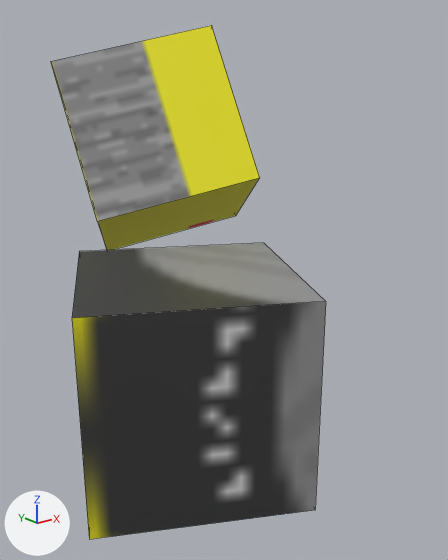
What one commit did to the FBX model models/doublecube.fbx.
One viewpoint serves both versions: a 50 mm lens placed at (-0.0534, -0.0761, 0.0446), pointed at (0.023, 0.0194, 0.0064). The lights are fixed; the arrows at lower left show +X, +Y and +Z. Mesh edges are drawn as thin lines. Where no turn or scale is listed for an object, it has been applied to the vertices.

The scene before the commit, as lines of its bpy script (objects in view):
```python
me_cube_001 = bpy.data.meshes.new('Cube.001')
me_cube_001.from_pydata(...)  # a box spanning x -1.0..1.0, y -1.0..1.0, z -1.0..1.0
me_cube_001.materials.append(mat_material_001)  # picture img_wheel_png
me_cube_002 = bpy.data.meshes.new('Cube.002')
me_cube_002.from_pydata(...)  # 8 vertices, 6 faces; spans x -0.0226..0.0226, y -0.0278..0.0278, z -0.0254..0.0254
me_cube_002.materials.append(mat_material_002)  # picture img_car_png
ob_cube = bpy.data.objects.new('Cube', me_cube_001)
ob_cube.location = (0.0, 0.0, 0.0)
ob_cube.rotation_euler = (0.0, 0.0, -0.483)  # degrees (0, 0, -28)
ob_cube.scale = (0.0167, 0.0167, 0.0167)
ob_cube_001 = bpy.data.objects.new('Cube.001', me_cube_002)
ob_cube_001.location = (0.0239, 0.0456, 0.031)
```
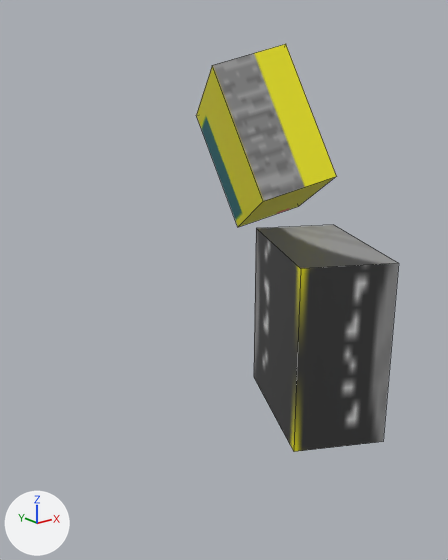
Where the newer file only moved an object's origin or applied its transform, the numbers keep the older frame.

Changed parts and their boxes (x1, y1, x2, y2) in the pictures (448 x 560 px):
```json
{"object": "Cube", "change": "reshaped, moved, turned, rescaled", "before": [72, 243, 326, 540], "after": [254, 225, 399, 452]}
{"object": "Cube.001", "change": "reshaped", "before": [51, 25, 260, 250], "after": [196, 44, 336, 227], "on screen": "33% narrower, 19% shorter"}
```

Edits to the scene script, one JSON object a line:
```json
{"block": "me_cube_002", "where": "me_cube_002.from_pydata(...)  # 8 vertices, 6 faces; spans x -0.0226..0.0226, y -0.0278..0.0278, z -0.0254..0.0254"}
{"block": "me_cube_002", "where": "# used by ob_cube_001; location = (0.0239, 0.0456, 0.031)"}
{"block": "me_cube_002", "change": "me_cube_002 part 1"}
{"op": "set", "path": "me_cube_002.vertices[0].co", "old": "(-0.0226, -0.0141, -0.0115)", "new": "(0.0138, -0.0216, -0.0106)", "note": "pixel (97, 221) -> pixel (263, 201)"}
{"op": "set", "path": "me_cube_002.vertices[1].co", "old": "(-0.0226, 0.0016, 0.0181)", "new": "(0.0116, -0.0065, 0.0179)", "note": "pixel (50, 61) -> pixel (212, 65)"}
{"op": "set", "path": "me_cube_002.vertices[2].co", "old": "(-0.0071, 0.0121, -0.0254)", "new": "(0.0272, 0.003, -0.0226)", "note": "not seen -> pixel (237, 227)"}
{"op": "set", "path": "me_cube_002.vertices[3].co", "old": "(-0.0071, 0.0278, 0.0042)", "new": "(0.025, 0.0181, 0.0059)", "note": "not seen -> pixel (196, 115)"}
{"op": "set", "path": "me_cube_002.vertices[4].co", "old": "(0.0071, -0.0278, -0.0042)", "new": "(0.0299, -0.028, -0.0059)", "note": "pixel (259, 177) -> pixel (336, 176)"}
{"op": "set", "path": "me_cube_002.vertices[5].co", "old": "(0.0071, -0.0121, 0.0254)", "new": "(0.0276, -0.013, 0.0226)", "note": "pixel (211, 25) -> pixel (285, 43)"}
{"op": "set", "path": "me_cube_002.vertices[6].co", "old": "(0.0226, -0.0016, -0.0181)", "new": "(0.0433, -0.0034, -0.0179)", "note": "pixel (235, 215) -> pixel (298, 206)"}
{"op": "set", "path": "me_cube_002.vertices[7].co", "old": "(0.0226, 0.0141, 0.0115)", "new": "(0.041, 0.0116, 0.0106)"}
{"block": "me_cube_001", "where": "me_cube_001.from_pydata(...)  # 8 vertices, 6 faces; spans x -1.0..1.0, y -1.0..1.0, z -1.0..1.0"}
{"block": "me_cube_001", "where": "# used by ob_cube; location = (0.0, 0.0, 0.0); rotation_euler = (0.0, 0.0, -0.483), in degrees (0, 0, -28); scale = (0.0167, 0.0167, 0.0167)"}
{"block": "me_cube_001", "change": "me_cube_001 part 2"}
{"op": "set", "path": "me_cube_001.vertices[0].co", "old": "(1.0, 1.0, 1.0)", "new": "(0.84, 1.67, -1.49)", "note": "pixel (263, 242) -> pixel (333, 224)"}
{"op": "set", "path": "me_cube_001.vertices[1].co", "old": "(1.0, 1.0, -1.0)", "new": "(0.84, -1.67, -1.49)"}
{"op": "set", "path": "me_cube_001.vertices[2].co", "old": "(1.0, -1.0, 1.0)", "new": "(0.84, 1.67, 1.49)", "note": "pixel (325, 301) -> pixel (398, 263)"}
{"op": "set", "path": "me_cube_001.vertices[3].co", "old": "(1.0, -1.0, -1.0)", "new": "(0.84, -1.67, 1.49)", "note": "pixel (315, 510) -> pixel (383, 441)"}
{"op": "set", "path": "me_cube_001.vertices[4].co", "old": "(-1.0, 1.0, 1.0)", "new": "(-0.84, 1.67, -1.49)", "note": "pixel (79, 251) -> pixel (256, 228)"}
{"op": "set", "path": "me_cube_001.vertices[5].co", "old": "(-1.0, 1.0, -1.0)", "new": "(-0.84, -1.67, -1.49)", "note": "not seen -> pixel (253, 377)"}
{"op": "set", "path": "me_cube_001.vertices[6].co", "old": "(-1.0, -1.0, 1.0)", "new": "(-0.84, 1.67, 1.49)", "note": "pixel (71, 318) -> pixel (300, 268)"}
{"op": "set", "path": "me_cube_001.vertices[7].co", "old": "(-1.0, -1.0, -1.0)", "new": "(-0.84, -1.67, 1.49)", "note": "pixel (89, 539) -> pixel (293, 451)"}
{"op": "set", "path": "ob_cube.location", "old": "(0.0, 0.0, 0.0)", "new": "(0.03, 0.0, 0.0)"}
{"op": "set", "path": "ob_cube.rotation_euler", "old": "(0.0, 0.0, -0.483)", "new": "(1.571, 0.0, -0.483)", "note": "degrees (0, 0, -28) -> degrees (90, 0, -28)"}
{"op": "set", "path": "ob_cube.scale", "old": "(0.0167, 0.0167, 0.0167)", "new": "(0.01, 0.01, 0.01)"}
```
